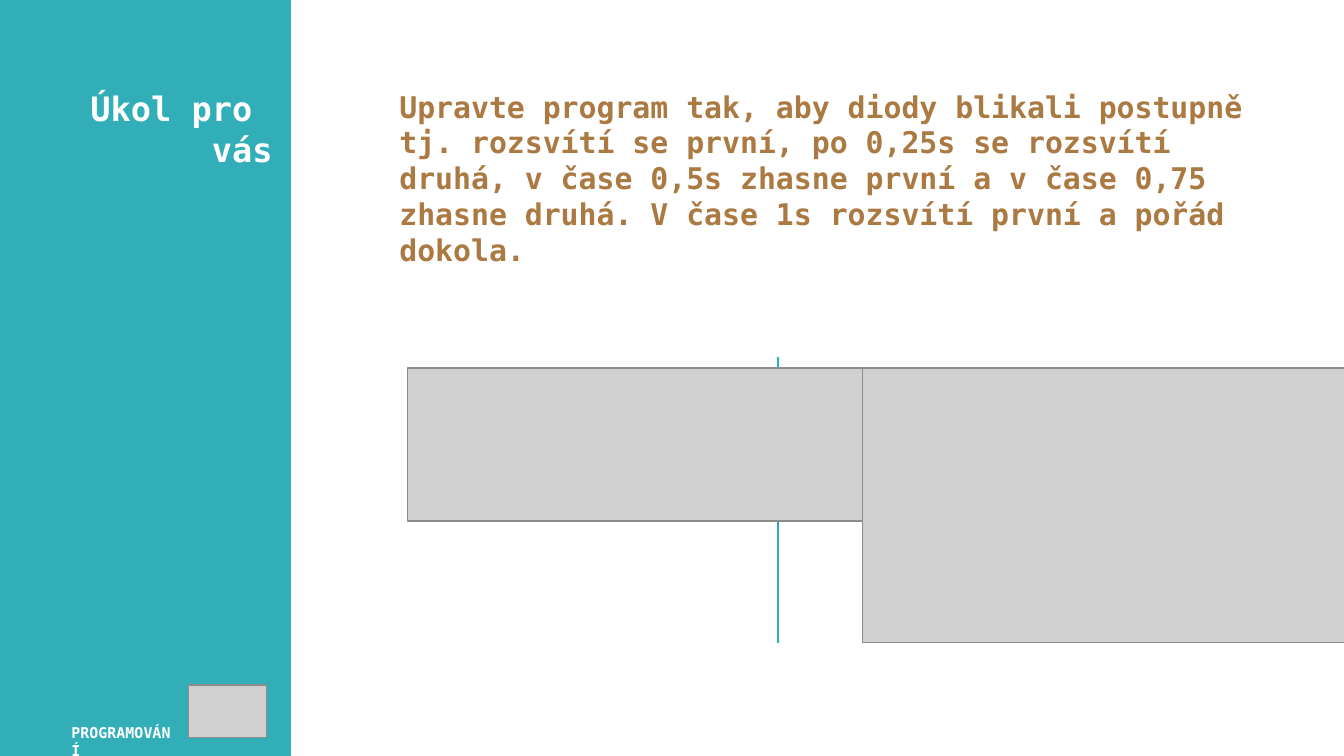
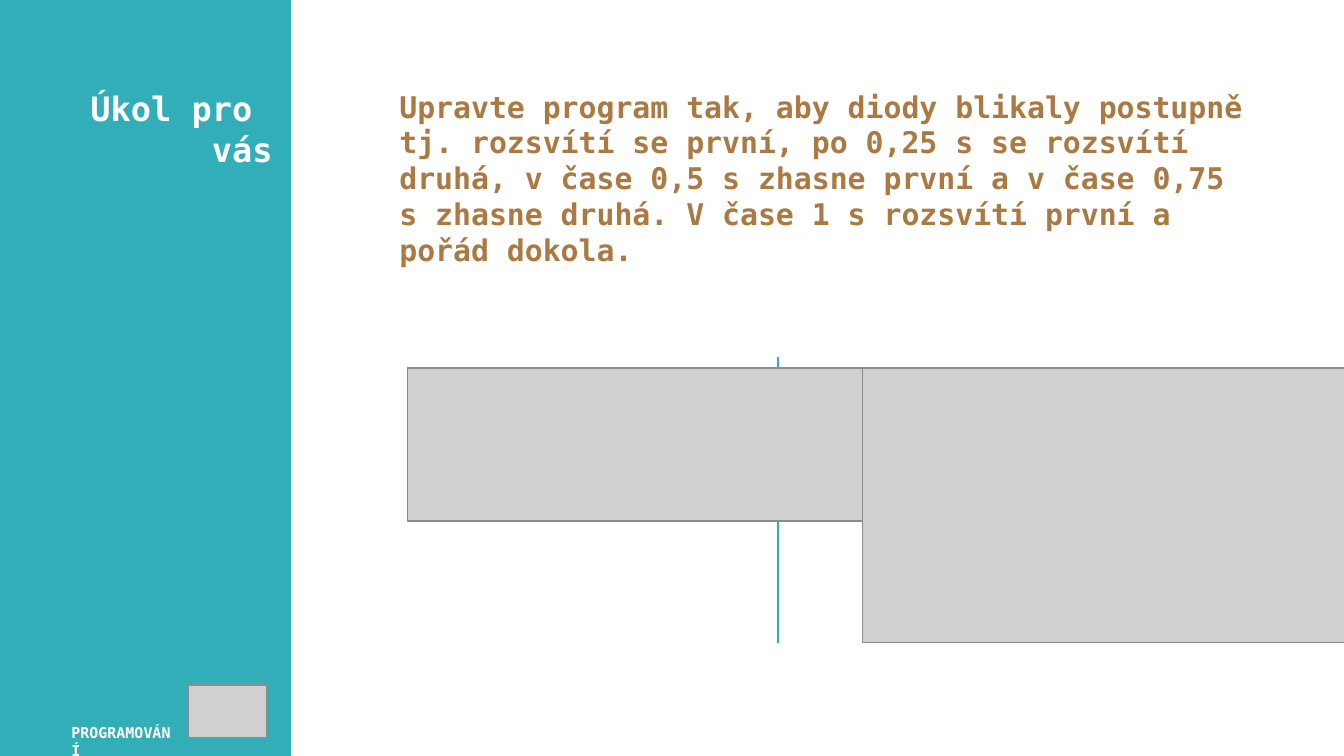
Before and after one commit to JanPrsala/PRIM, a slide deck: slide 11 of Experiments/Arduino/01_PRVNI_PROGRAM/ppt/01_led.pptx. Drawn at 1344x756 pixels with LibreOffice and Linux fonts; fonts in the diff are those of the drawing; grey boxes stand for pictures. Boxes give left, top, right and bottom in pixels: in the first picture for what was removed or moved away, otherwise in the second. Text is boxed around its words. In the diff, an @@ line names an element or a change of style, - is before the commit and + after.

```diff
--- a/Experiments/Arduino/01_PRVNI_PROGRAM/ppt/01_led.pptx
+++ b/Experiments/Arduino/01_PRVNI_PROGRAM/ppt/01_led.pptx
@@ text at (399, 93, 1242, 267): text changed @@
-Upravte program tak, aby diody blikali postupně tj. rozsvítí se první, po 0,25s se rozsvítí druhá, v čase 0,5s zhasne první a v čase 0,75 zhasne druhá. V čase 1s rozsvítí první a pořád dokola.
+Upravte program tak, aby diody blikaly postupně tj. rozsvítí se první, po 0,25 s se rozsvítí druhá, v čase 0,5 s zhasne první a v čase 0,75 s zhasne druhá. V čase 1 s rozsvítí první a pořád dokola.
```
Also in this commit, not shown: 1 other slide changed, 32 other files.
